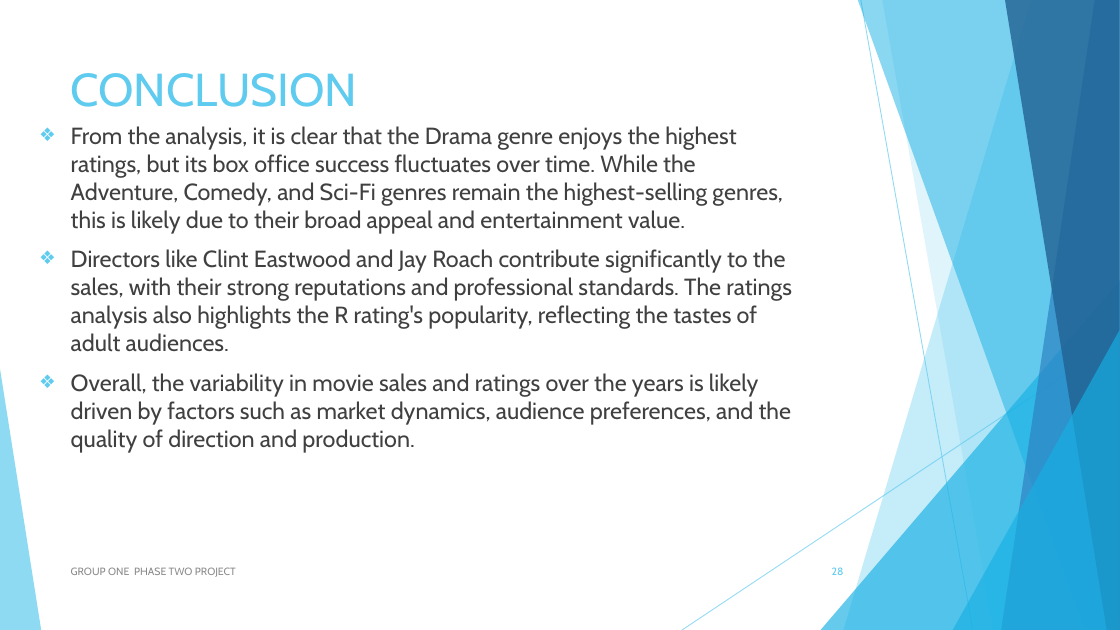
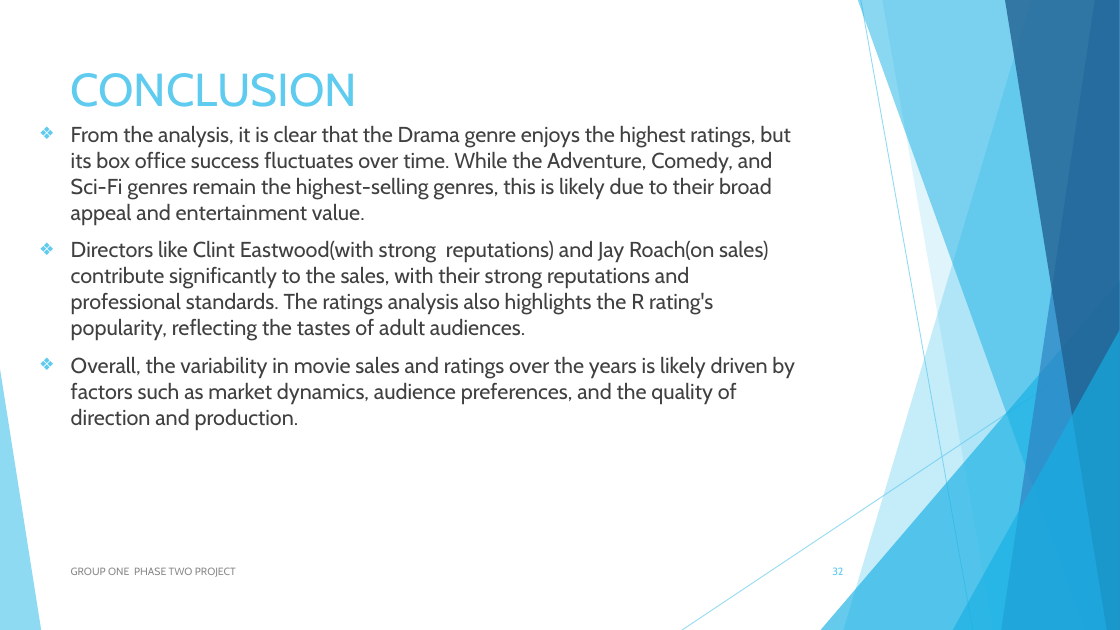
Before and after one commit to Sego-Mich/group_one_phase_two_project, a slide deck: slide 32 of PHASE TWO NON _TECH.pptx (slide 28 before the commit). Drawn at 1120x630 pixels with LibreOffice and Linux fonts; fonts in the diff are those of the drawing. Boxes give left, top, right and bottom in pixels: in the first picture for what was removed or moved away, otherwise in the second. Text is boxed around its words. In the diff, an @@ line names an element or a change of style, - is before the commit and + after.

```diff
--- a/PHASE TWO NON _TECH.pptx
+++ b/PHASE TWO NON _TECH.pptx
@@ text at <box>71,126,795,430</box>: size 20 to 18.5 pt in "From the analysis, it is clear that ...", "Overall, the variability in movie sales and ..." @@
@@ text at <box>71,241,768,341</box>: text changed; size 20 to 18.5 pt @@
-❖ Directors like Clint Eastwood and Jay Roach contribute significantly to the sales, with their strong reputations and professional standards. The ratings analysis also highlights the R rating's popularity, reflecting the tastes of adult audiences.
+❖ Directors like Clint Eastwood(with strong reputations) and Jay Roach(on sales) contribute significantly to the sales, with their strong reputations and professional standards. The ratings analysis also highlights the R rating's popularity, reflecting the tastes of adult audiences.
@@ page number at <box>832,567,843,575</box>: text changed @@
-28
+32
```
Also in this commit, not shown: 3 other slides changed, 6 slides added.
